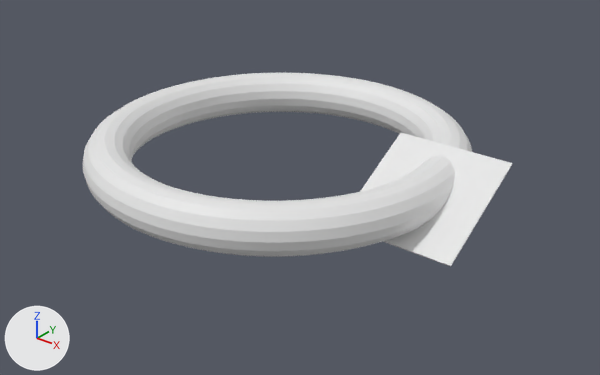
The Blender file mdr-v700/v700.blend, before and after one commit.
Before and after are seen from a camera (50 mm lens) standing at (86.3, -102.0, 57.0) and looking at (5.3, -0.8, -5.7). The axes (+X, +Y, +Z) are drawn at lower left. The lights are the same throughout.

In view in the first picture: 'Torus orig', 'slice'.
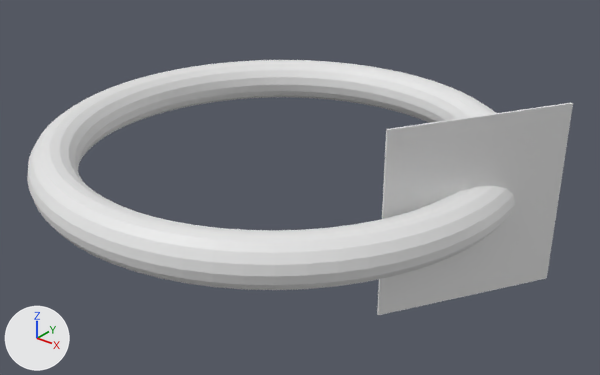
What changed in the scene script:
```text
Add me_torus:
    me_torus.from_pydata(...)  # a torus around z (ring radius 38.0, tube radius 4.0) spanning x -42.0..42.0, y -42.0..42.0, z -4.0..4.0
Change ob_slice:
    ob_slice.location: (29.2, 0.0, 0.0) -> (37.7, 0.0, 0.0)
    ob_slice.rotation_euler: (-1.048, 0.0, 0.0) -> (0.0, 0.0, 1.03)  # degrees (-60, 0, 0) -> degrees (0, 0, 59)
    ob_slice.scale: (10.0, 0.1, 10.0) -> (15.0, 0.2, 15.0)
Change ob_torus_orig:
    add ob_torus_orig.hide_viewport = True
Add ob_torus:
    ob_torus = bpy.data.objects.new('Torus', me_torus)
    ob_torus.location = (0.0, 0.0, 0.0)
    _m = ob_torus.modifiers.new('Boolean', 'BOOLEAN')
    _m.object = ob_slice
    _m.solver = 'FLOAT'
```

Boxes [x1, y1, x2, y2] around the edits, measured in the pictures (600 x 375 px):
'Torus', added: after [27, 60, 515, 290]
'Torus orig', hidden: before [83, 73, 472, 257]
'slice', moved, turned, rescaled: before [361, 132, 512, 266]; after [377, 103, 573, 315]
